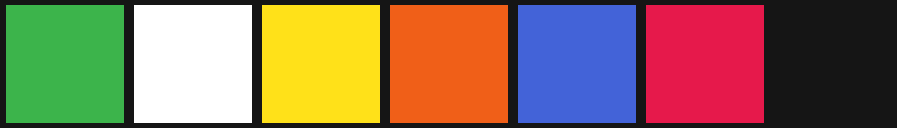
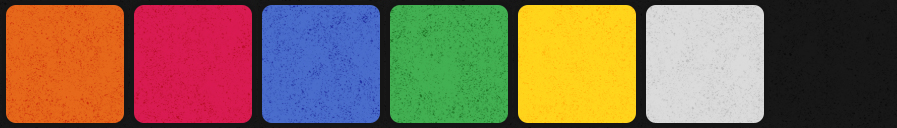
Layered file, before and after one edit (897x128). Changes by layer:
removed layer "Layer 8" over 6, 5, 124, 123
removed layer "Layer 6" over 134, 5, 252, 123
removed layer "Layer 5" over 262, 5, 380, 123
removed layer "Layer 4" over 390, 5, 508, 123
removed layer "Layer 2" over 518, 5, 636, 123
removed layer "Layer 1" over 646, 5, 764, 123
removed layer "Layer 7" over 0, 0, 897, 128
added layer "Rounded Rectangle 1 copy 3" above "Background copy 2" over 2, 1, 768, 127
added layer "Background copy 2" above "Background copy" over 0, 0, 897, 128
added layer "Background copy" above "Background" over 130, 0, 897, 128
showed "Background", painted on it over 0, 0, 897, 128
